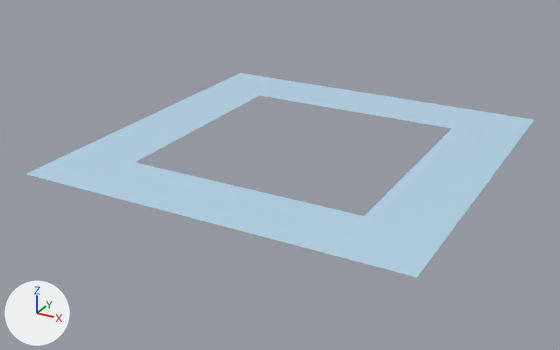
Renders of the glTF model assets/models/water-swell-48-far.glb from each side of a commit.
One viewpoint serves both versions: a camera (50 mm lens) standing at (3604.0, -7054.0, 3105.0) and looking at (-147.0, -234.0, -305.0). Lighting does not change. The marker at lower left points along +X, +Y and +Z. The first picture is the older version.

Before the edit, the objects in view are built like this:
```python
mat_sea = principled_material('Sea')
mat_sea.base_color = (0.46, 0.66, 0.82)  # blue #b5d4ea
mat_sea.roughness = 0.48
me_swellfar = bpy.data.meshes.new('SwellFar')
me_swellfar.from_pydata(...)  # 808 vertices, 1328 faces; spans x -2048.0..2048.0, y -2048.0..2048.0, z 0.0
me_swellfar.materials.append(mat_sea)  # blue #b5d4ea
ob_swellfar = bpy.data.objects.new('SwellFar', me_swellfar)
ob_swellfar.location = (0.0, 0.0, 0.0)
```
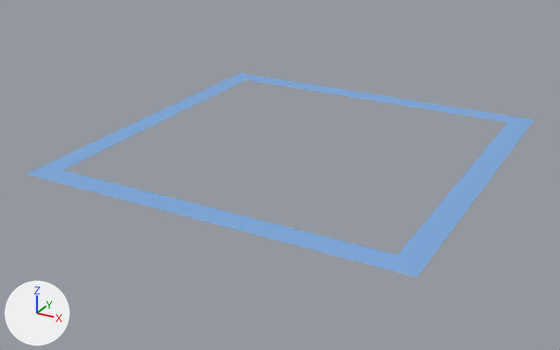
The newer file is also rescaled (x0.5) as a whole; pictures and numbers use the older file's frame.

Pixel boxes [x1, y1, x2, y2] of what changed, in the pictures (560 x 350 px):
'SwellFar', recoloured, reshaped
    both: [27, 73, 534, 277]
part 1 of me_swellfar, deleted (blue)
    before: [27, 73, 534, 277]

What changed in the scene script:
```text
Change mat_sea:
    mat_sea.base_color: (0.46, 0.66, 0.82) -> (0.2, 0.4, 0.74)  # blue #b5d4ea -> blue #7caadf
Change me_swellfar:
    used by ob_swellfar; location = (0.0, 0.0, 0.0)
    remove me_swellfar.from_pydata(...)  # 808 vertices, 1328 faces; spans x -2048.0..2048.0, y -2048.0..2048.0, z 0.0
    add me_swellfar.from_pydata(...)  # 176 vertices, 176 faces; spans x -2048.0..2048.0, y -2048.0..2048.0, z 0.0
    me_swellfar part 1: 632 vertices removed from x -2048.0..2048.0, y -2048.0..2048.0, z 0.0
```
